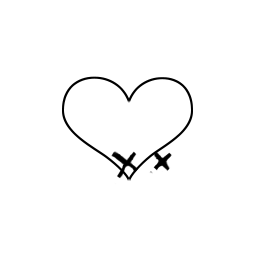
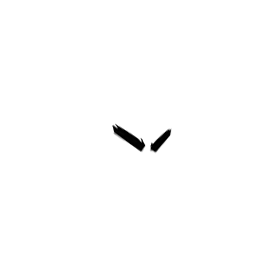
Two versions of the same layered image (256 × 256). Layer-by-layer changes:
hid "dead eyes" over box(111, 150, 172, 184)
hid "Love" over box(62, 76, 193, 181)
added layer "angry brows" over box(112, 123, 172, 154)
